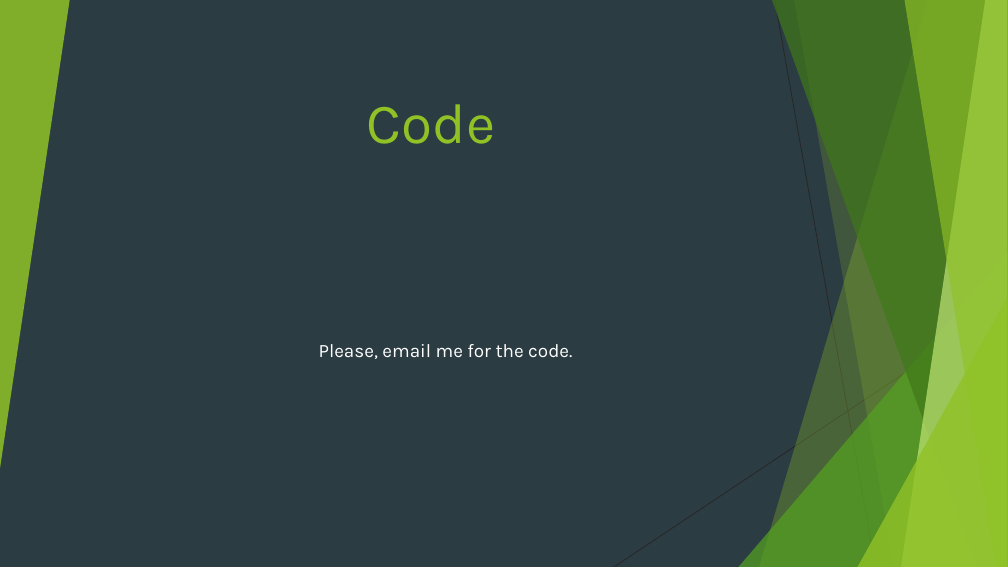
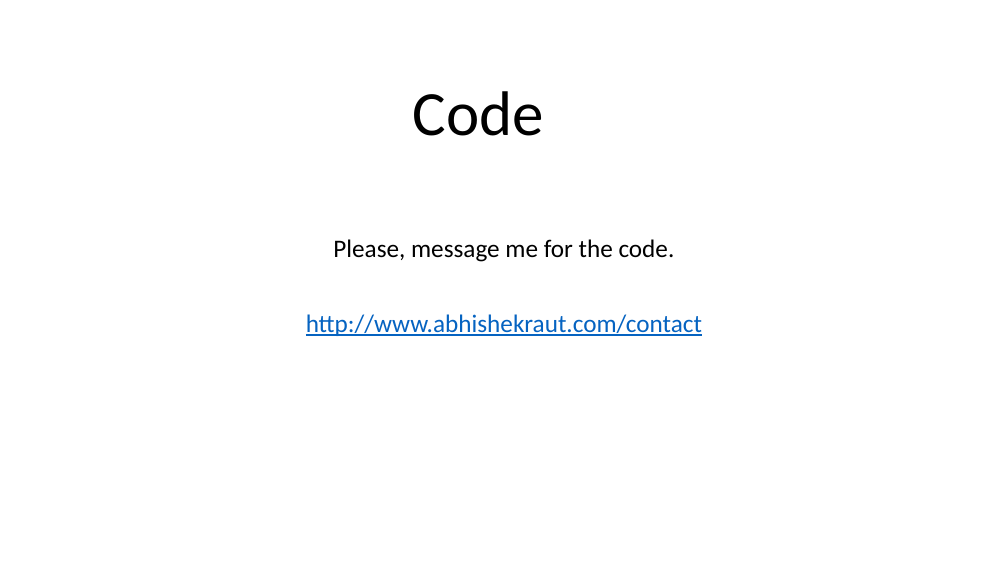
Before and after one commit to araut1/araut1.github.io, a slide deck: slide 2 of media/docs/registeration-framework-ppt.pptx. Drawn at 1008x567 pixels with LibreOffice and Linux fonts; fonts in the diff are those of the drawing. Boxes give left, top, right and bottom in pixels: in the first picture for what was removed or moved away, otherwise in the second. Text is boxed around its words. In the diff, an @@ line names an element or a change of style, - is before the commit and + after.

```diff
--- a/media/docs/registeration-framework-ppt.pptx
+++ b/media/docs/registeration-framework-ppt.pptx
@@ background #2C3C43 to #FFFFFF @@
@@ group removed at box(0, 0, 1008, 567): 5 freeform shapes, 3 triangles, 2 lines @@
@@ title "Code": place and size @@
-title "Code" at box(367, 104, 495, 144)
+title "Code" at box(413, 91, 544, 136)
@@ title "Code" at box(413, 91, 544, 136): size 54 to 60 pt, font Karla to Calibri, text colour #90C226 to #000000; line spacing 1 to 0.9 @@
@@ subtitle at box(306, 239, 702, 336): text changed; size 18 to 24 pt; font Karla to Calibri; text colour #FFFFFF to #0563C1 @@
-Please, email me for the code.
+Please, message me for the code.
+http://www.abhishekraut.com/contact
```
Also in this commit, not shown: 1 other slide changed, 8 slides added, 1 slide removed, 8 other files.
